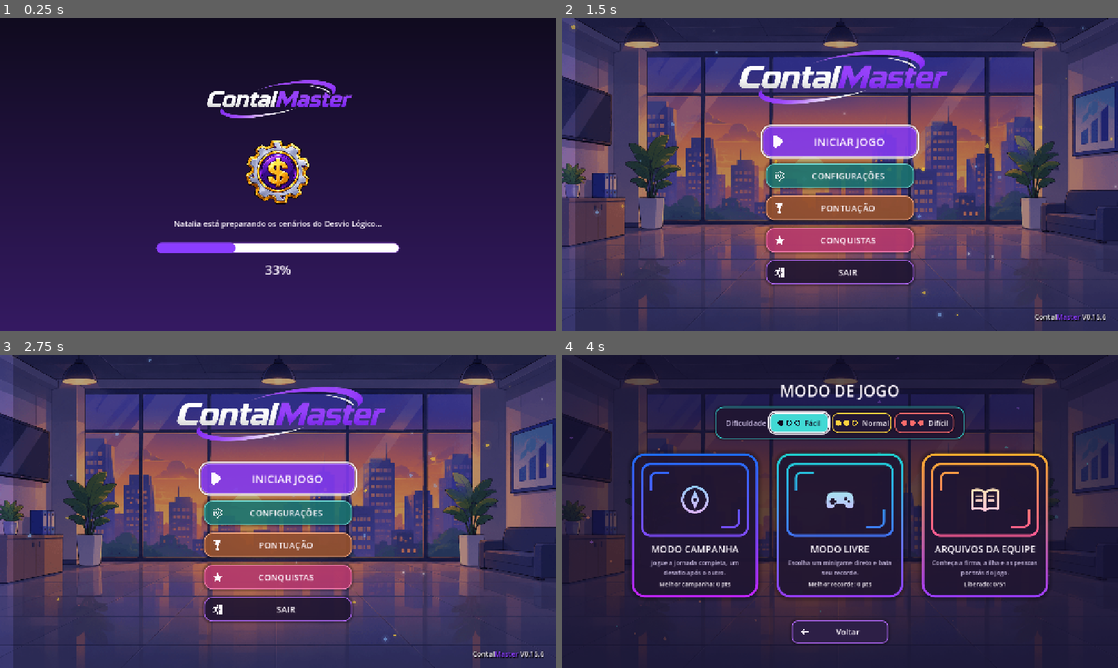
Above: before the commit, frames 1-4 (two rows, left to right).
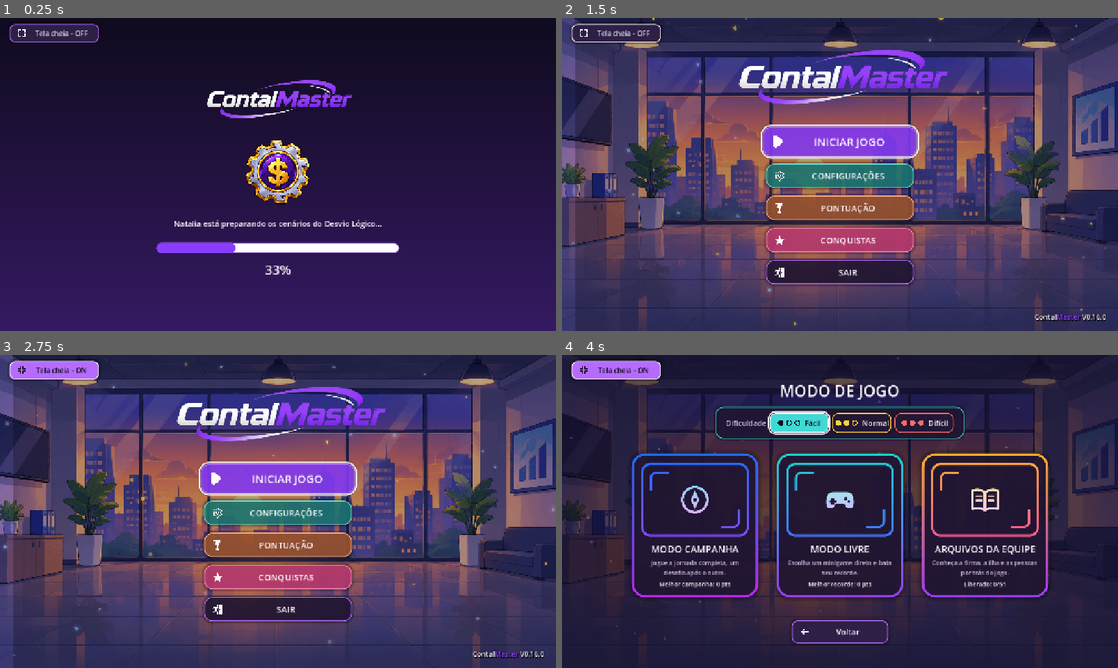
Above: after the commit, the same moments.

Repository: CleidisonWCley/Contal-Master
Game: Godot game, scene res://scenes/loading/LoadingScreen.tscn
The game is run twice, just before and just after one commit, with the same random seed, the same clock (stepped at 60 frames per second) and the same inputs.
Inputs (mouse positions are in pixels of both pictures, inside the frame that each line leads up to):
- Up to frame 1 (0.25 s): no input
- Up to frame 2 (1.5 s): click (617, 33) at 0.5 s, where only the run after the commit has a clickable "Tela cheia - OFF"; click (617, 33) at 1.25 s, where only the run after the commit has a clickable "Tela cheia - ON"
- Up to frame 3 (2.75 s): click (55, 370) at 2 s, where only the run after the commit has a clickable "Tela cheia - OFF"
- Up to frame 4 (4 s): click "INICIAR JOGO" at 2.75 s; click (801, 423) at 3.5 s

The runs differ from the first frame. In frame 1, 1.0% of the frame differs, in the area x 1-18%, y 1-8%; in frame 2, 0.7%; in frame 3, 1.2%, in the area x 0-100%, y 1-97%; in frame 4, 0.9%.

Commit message:
feat(v0.16.0): adiciona botao persistente de tela cheia na hud

Diff:
--- /dev/null
+++ b/assets/icons/ui/icon_fullscreen.svg
@@ -0,0 +1 @@
+<svg xmlns="http://www.w3.org/2000/svg" width="128" height="128" viewBox="0 0 64 64"><path d="M9 23V9H23M41 9H55V23M55 41V55H41M23 55H9V41" fill="none" stroke="#fff" stroke-linecap="round" stroke-linejoin="round" stroke-width="7"/></svg>
--- /dev/null
+++ b/assets/icons/ui/icon_fullscreen_exit.svg
@@ -0,0 +1 @@
+<svg xmlns="http://www.w3.org/2000/svg" width="128" height="128" viewBox="0 0 64 64"><path d="M23 9V23H9M55 23H41V9M41 55V41H55M9 41H23V55" fill="none" stroke="#fff" stroke-linecap="round" stroke-linejoin="round" stroke-width="7"/></svg>
--- a/project.godot
+++ b/project.godot
@@ -11,7 +11,7 @@
 [application]
 
 config/name="ContalMaster"
-config/version="0.15.6"
+config/version="0.16.0"
 run/main_scene="res://scenes/loading/LoadingScreen.tscn"
 config/features=PackedStringArray("4.5", "GL Compatibility")
 boot_splash/bg_color=Color(0.0627451, 0.043137256, 0.12156863, 1)
@@ -33,6 +33,7 @@
 AchievementManager="*res://scripts/autoloads/AchievementManager.gd"
 LoreManager="*res://scripts/autoloads/LoreManager.gd"
 TouchScroll="*res://scripts/autoloads/TouchScroll.gd"
+FullscreenOverlay="*res://scenes/components/FullscreenOverlay.tscn"
 
 [display]
 
--- /dev/null
+++ b/scenes/components/FullscreenOverlay.tscn
@@ -0,0 +1,15 @@
+[gd_scene load_steps=2 format=3]
+
+[ext_resource type="Script" path="res://scripts/ui/fullscreen_toggle.gd" id="1_fstoggle"]
+
+[node name="FullscreenOverlay" type="CanvasLayer"]
+process_mode = 3
+layer = 100
+
+[node name="FullscreenToggle" type="Button" parent="."]
+offset_left = 22.0
+offset_top = 14.0
+offset_right = 228.0
+offset_bottom = 56.0
+text = "Tela cheia - OFF"
+script = ExtResource("1_fstoggle")
--- a/scenes/menus/ScoreMenu.gd
+++ b/scenes/menus/ScoreMenu.gd
@@ -324,6 +324,13 @@
 	title_box.add_theme_constant_override("separation", 12)
 	title_box.alignment = BoxContainer.ALIGNMENT_BEGIN
 	row.add_child(title_box)
+
+	# V0.16.0: o botao global "Tela cheia" fica no canto superior esquerdo; o titulo comeca a direita dele.
+	var fullscreen_gap := Control.new()
+	fullscreen_gap.name = "FullscreenButtonGap"
+	fullscreen_gap.custom_minimum_size = Vector2(190, 0)
+	fullscreen_gap.mouse_filter = Control.MOUSE_FILTER_IGNORE
+	title_box.add_child(fullscreen_gap)
 
 	title_icon = TextureRect.new()
 	title_icon.name = "TitleIcon"
--- a/scenes/minigames/desviologico/DesvioLogico.gd
+++ b/scenes/minigames/desviologico/DesvioLogico.gd
@@ -307,14 +307,16 @@
 func _build_score_hud() -> void:
 	score_hud = Control.new()
 	score_hud.name = "ScoreHUD"
-	score_hud.anchor_left = 0.018
-	score_hud.anchor_top = 0.024
-	score_hud.anchor_right = 0.018
-	score_hud.anchor_bottom = 0.024
-	score_hud.offset_left = 0.0
-	score_hud.offset_top = 0.0
-	score_hud.offset_right = 205.0
-	score_hud.offset_bottom = 42.0
+	# V0.16.0: o botao global "Tela cheia" (FullscreenOverlay, layer 100) ocupa o canto superior esquerdo ate y = 60.
+	# O score agora fica ABAIXO dele, alinhado a mesma margem esquerda (22 px).
+	score_hud.anchor_left = 0.0
+	score_hud.anchor_top = 0.0
+	score_hud.anchor_right = 0.0
+	score_hud.anchor_bottom = 0.0
+	score_hud.offset_left = 22.0
+	score_hud.offset_top = 62.0
+	score_hud.offset_right = 22.0 + 205.0
+	score_hud.offset_bottom = 62.0 + 42.0
 	score_hud.z_index = 38
 	score_hud.mouse_filter = Control.MOUSE_FILTER_IGNORE
 	score_hud.draw.connect(_on_score_hud_draw)
--- /dev/null
+++ b/scripts/ui/fullscreen_toggle.gd
@@ -0,0 +1,144 @@
+extends Button
+## V0.16.0 - Botao global "Tela cheia - ON / OFF" (build web/itch.io e desktop).
+##
+## POR QUE EXISTE: auditores e outros jogadores de fora do nicho nao sabiam que o jogo tem tela cheia (ela ficava escondida
+## em Configuracoes). Este botao fica SEMPRE visivel, no canto superior ESQUERDO (o botao nativo do itch.io fica no canto
+## inferior direito, entao nao ha conflito) e diz o ESTADO atual com palavras + icone, sem exigir familiaridade com jogos.
+##
+## Onde vive: FullscreenOverlay.tscn (CanvasLayer, layer 100, autoload). Layer 100 fica acima do pause (90) e abaixo da
+## confirmacao de saida (200). O botao reserva a faixa y = 14..56 do canto; HUDs que usam o canto esquerdo (ex.: o score do
+## Desvio Logico) comecam ABAIXO dela (ver HUD_RESERVED_BOTTOM).
+##
+## Estado: a verdade e DisplayServer.window_get_mode(). Na web o navegador responde de forma assincrona e o jogador pode sair
+## da tela cheia com ESC sem o jogo saber, entao o texto e sincronizado por sinal de redimensionamento + checagem leve
+## (4x por segundo). Depois de um clique mostramos o estado PEDIDO por um instante, para o texto mudar na hora.
+
+const TEXT_ON: String = "Tela cheia - ON"
+const TEXT_OFF: String = "Tela cheia - OFF"
+## load() em vez de preload(): se os icones ainda nao foram importados (primeira abertura do projeto), o script nao quebra.
+const ICON_ENTER_PATH: String = "res://assets/icons/ui/icon_fullscreen.svg"
+const ICON_EXIT_PATH: String = "res://assets/icons/ui/icon_fullscreen_exit.svg"
+
+const BUTTON_SIZE: Vector2 = Vector2(206.0, 42.0)
+const FONT_SIZE: int = 16
+## Margens do canto (px na base 1280x720). Alinhadas com o score do Desvio Logico.
+const MARGIN_LEFT: float = 22.0
+const MARGIN_TOP: float = 14.0
+## Y (px) onde termina a faixa do botao. Qualquer HUD no canto esquerdo deve comecar daqui para baixo.
+const HUD_RESERVED_BOTTOM: float = 60.0
+
+const POLL_INTERVAL: float = 0.25
+const REQUEST_GRACE_MSEC: int = 1500
+
+var _shown_fullscreen: bool = false
+var _poll_left: float = 0.0
+var _grace_until_msec: int = 0
+var _icon_enter: Texture2D
+var _icon_exit: Texture2D
+
+
+func _ready() -> void:
+	process_mode = Node.PROCESS_MODE_ALWAYS
+	name = "FullscreenToggle"
+	if not _is_supported():
+		visible = false
+		set_process(false)
+		return
+
+	set_anchors_preset(Control.PRESET_TOP_LEFT)
+	offset_left = MARGIN_LEFT
+	offset_top = MARGIN_TOP
+	offset_right = MARGIN_LEFT + BUTTON_SIZE.x
+	offset_bottom = MARGIN_TOP + BUTTON_SIZE.y
+	icon_alignment = HORIZONTAL_ALIGNMENT_LEFT
+	expand_icon = false
+	# Sem foco: Enter/Espaco durante uma partida nunca podem "apertar" este botao sem querer. Mouse e toque funcionam normal.
+	focus_mode = Control.FOCUS_NONE
+	_icon_enter = load(ICON_ENTER_PATH) as Texture2D
+	_icon_exit = load(ICON_EXIT_PATH) as Texture2D
+	pressed.connect(_on_pressed)
+	get_window().size_changed.connect(_sync_from_display)
+
+	_shown_fullscreen = _is_real_fullscreen()
+	_refresh_visuals()
+
+
+func _process(delta: float) -> void:
+	_poll_left -= delta
+	if _poll_left > 0.0:
+		return
+	_poll_left = POLL_INTERVAL
+	_sync_from_display()
+
+
+# ---------------------------------------------------------------- acao
+func _on_pressed() -> void:
+	# Durante a janela de graca vale o estado PEDIDO (cliques seguidos nao brigam com o navegador).
+	var currently_fullscreen: bool = _shown_fullscreen if _in_grace() else _is_real_fullscreen()
+	var target_fullscreen: bool = not currently_fullscreen
+	_apply_mode(target_fullscreen)
+	_shown_fullscreen = target_fullscreen
+	_grace_until_msec = Time.get_ticks_msec() + REQUEST_GRACE_MSEC
+	_refresh_visuals()
+	_play_click()
+
+
+func _apply_mode(fullscreen: bool) -> void:
+	# Se o jogo tem o SettingsManager, passa por ele: assim o botao de Configuracoes fica igual a este e a escolha e salva.
+	# Ele chama DisplayServer.window_set_mode() por dentro. Sem ele (script usado sozinho), muda a janela direto.
+	var settings: Node = get_node_or_null("/root/SettingsManager")
+	if settings != null and settings.has_method("set_fullscreen"):
+		settings.call("set_fullscreen", fullscreen)
+		return
+	if fullscreen:
+		DisplayServer.window_set_mode(DisplayServer.WINDOW_MODE_FULLSCREEN)
+	else:
+		DisplayServer.window_set_mode(DisplayServer.WINDOW_MODE_WINDOWED)
+
+
+# ---------------------------------------------------------------- sincronizacao (ESC no navegador, F11, Configuracoes...)
+func _sync_from_display() -> void:
+	if _in_grace():
+		return
+	var real_fullscreen: bool = _is_real_fullscreen()
+	if real_fullscreen == _shown_fullscreen:
+		return
+	_shown_fullscreen = real_fullscreen
+	_refresh_visuals()
+
+
+func _in_grace() -> bool:
+	return Time.get_ticks_msec() < _grace_until_msec
+
+
+func _is_real_fullscreen() -> bool:
+	var mode: DisplayServer.WindowMode = DisplayServer.window_get_mode()
+	return mode == DisplayServer.WINDOW_MODE_FULLSCREEN or mode == DisplayServer.WINDOW_MODE_EXCLUSIVE_FULLSCREEN
+
+
+## Esconde o botao onde tela cheia nao existe ou nao funciona: apps Android/iOS (ja sao tela cheia) e navegadores que
+## nao liberam a Fullscreen API (iPhone, iframe sem permissao). Um botao que nao faz nada confunde quem nao joga.
+func _is_supported() -> bool:
+	var os_name: String = OS.get_name()
+	if os_name == "Android" or os_name == "iOS":
+		return false
+	if OS.has_feature("web"):
+		var script: String = "!!(document.fullscreenEnabled || document.webkitFullscreenEnabled || document.mozFullScreenEnabled || document.msFullscreenEnabled)"
+		return bool(JavaScriptBridge.eval(script, true))
+	return true
+
+
+# ---------------------------------------------------------------- visual
+func _refresh_visuals() -> void:
+	text = TEXT_ON if _shown_fullscreen else TEXT_OFF
+	# O icone mostra o que o clique FAZ (OFF -> expandir; ON -> recolher); o texto diz o estado de agora.
+	icon = _icon_exit if _shown_fullscreen else _icon_enter
+	tooltip_text = "Clique para sair da tela cheia (ou aperte Esc)" if _shown_fullscreen else "Clique para jogar em tela cheia"
+	ButtonStyles.apply(self, "ui_toggle_on" if _shown_fullscreen else "ui_ghost", BUTTON_SIZE, FONT_SIZE)
+	focus_mode = Control.FOCUS_NONE  # ButtonStyles.apply devolve o foco; aqui ele precisa continuar desligado
+
+
+func _play_click() -> void:
+	var audio: Node = get_node_or_null("/root/AudioManager")
+	if audio != null and audio.has_method("play_click"):
+		audio.call("play_click")
--- a/tutorials/TutorialOverlay.gd
+++ b/tutorials/TutorialOverlay.gd
@@ -28,6 +28,7 @@
 const TYPE_CHARS_PER_SECOND := 72.0
 const SPOT_PADDING := 10.0
 const NARROW_WIDTH := 760.0
+const TOP_LEFT_RESERVED := 62.0  # V0.16.0: faixa do botao global "Tela cheia" (FullscreenOverlay, layer 100) no canto superior esquerdo
 ## Enquadramento: o retrato e dimensionado pelo DESENHO VISIVEL do sprite "_3" (TutorialManager.BUST_FRAMES), nao pelo canvas
 ## inteiro. A altura visivel (cabeca ate o corte da cintura) e a do cartao + estes "transbordos"; depois entram a altura
 ## real do personagem (CharacterHeights.bust_scale) e o ajuste "fit" de cada um.
@@ -425,7 +426,10 @@
 
 func _target_card_y(view: Vector2, card_h: float) -> float:
 	var bottom_gap: float = 14.0 if ScreenTools.is_compact(self) else 24.0
+	# V0.16.0: o botao global "Tela cheia" (FullscreenOverlay) ocupa o canto superior esquerdo ate y = 60. O cartao no topo
+	# nunca sobe acima disso, senao o botao cobre o nome do personagem (Natalia, Cleiton, Anderson...).
 	var top_gap: float = view.y * 0.105 if mode == Mode.COACH else (14.0 if ScreenTools.is_compact(self) else 22.0)
+	top_gap = maxf(top_gap, TOP_LEFT_RESERVED)
 	if _current_step.has("card_y"):
 		return view.y * clampf(float(_current_step["card_y"]), 0.0, 0.9)
 	return view.y - card_h - bottom_gap if _card_at_bottom else top_gap
Binary file changed: assets/background/minegames/desviologico/background_dl_amanhecer.png
Binary file changed: assets/background/minegames/desviologico/background_dl_anoitecer.png
Binary file changed: assets/background/minegames/desviologico/background_dl_entardecer.png
Binary file changed: assets/background/minegames/desviologico/background_dl_manha.png
Binary file changed: assets/background/minegames/desviologico/background_dl_noite.png
Binary file changed: assets/background/minegames/desviologico/background_dl_tarde.png
Not shown, added: assets/icons/ui/icon_fullscreen.svg.import
Not shown, added: assets/icons/ui/icon_fullscreen_exit.svg.import
Not shown, added: scripts/ui/fullscreen_toggle.gd.uid
Not shown, added: docs/versionamento/V0_16_0_botao_tela_cheia.md
